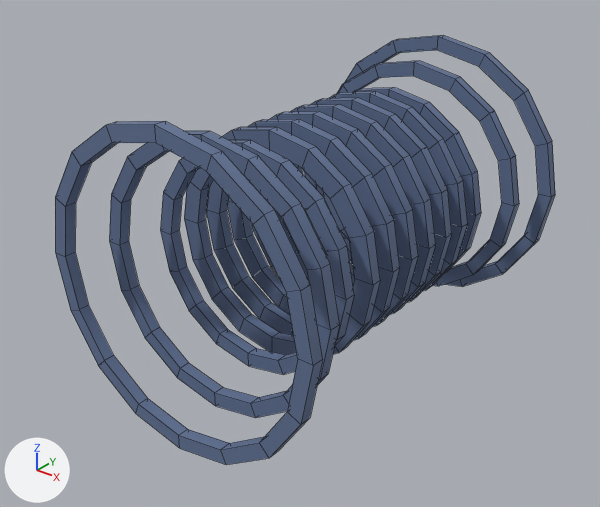
The OBJ model assets/models/equipment/srw_sr26_reactor/LOD1/srw_coils.obj as it was, and as the next commit left it.
The view is the same before and after, from a 50 mm lens placed at (3.41, -4.56, 2.49), pointed at (-0.08, -0.2, -0.22). The axes (+X, +Y, +Z) are drawn at lower left. The lights are the same throughout. The first picture is the older version. Mesh edges are drawn as thin lines. Where no turn or scale is listed for an object, it has been applied to the vertices. Vertices at exactly the same position are counted once.

The scene before the commit, as lines of its bpy script (objects in view):
```python
me_srw_coils = bpy.data.meshes.new('srw_coils')
me_srw_coils.from_pydata(...)  # 768 vertices, 768 faces; spans x -1.12..1.12, y -1.58..1.58, z -1.12..1.12
me_srw_coils.materials.append(mat_eq_srw_coil)  # blue #617395
ob_srw_coils = bpy.data.objects.new('srw_coils', me_srw_coils)
ob_srw_coils.location = (0.0, 0.0, 0.0)
```
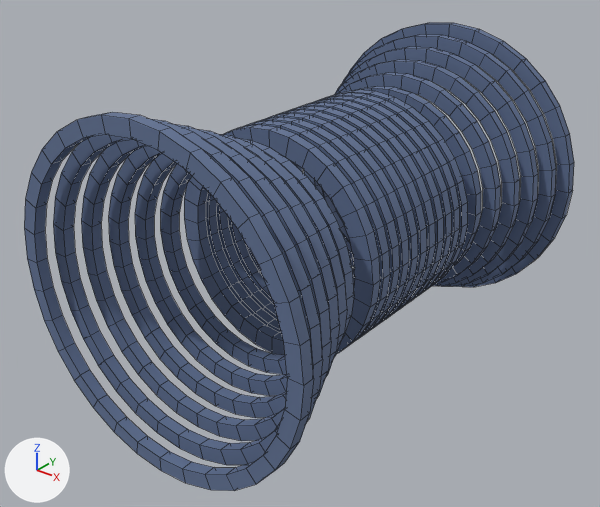
What differs and where, as boxes [x1, y1, x2, y2] in the pictures (600 x 507 px):
'srw_coils', reshaped (10% wider, 9% taller): before [55, 35, 555, 465]; after [24, 22, 574, 491]
part 1 of me_srw_coils, added (blue): after [24, 22, 574, 491]

The change, as a list of edits to the scene's bpy script:
```text
Change me_srw_coils:
    used by ob_srw_coils; location = (0.0, 0.0, 0.0)
    remove me_srw_coils.from_pydata(...)  # 768 vertices, 768 faces; spans x -1.12..1.12, y -1.58..1.58, z -1.12..1.12
    add me_srw_coils.from_pydata(...)  # 2944 vertices, 2944 faces; spans x -1.2..1.2, y -1.76..1.76, z -1.2..1.2
    me_srw_coils part 1: 2176 vertices added at x -1.2..1.2, y -1.76..1.76, z -1.2..1.2
```
